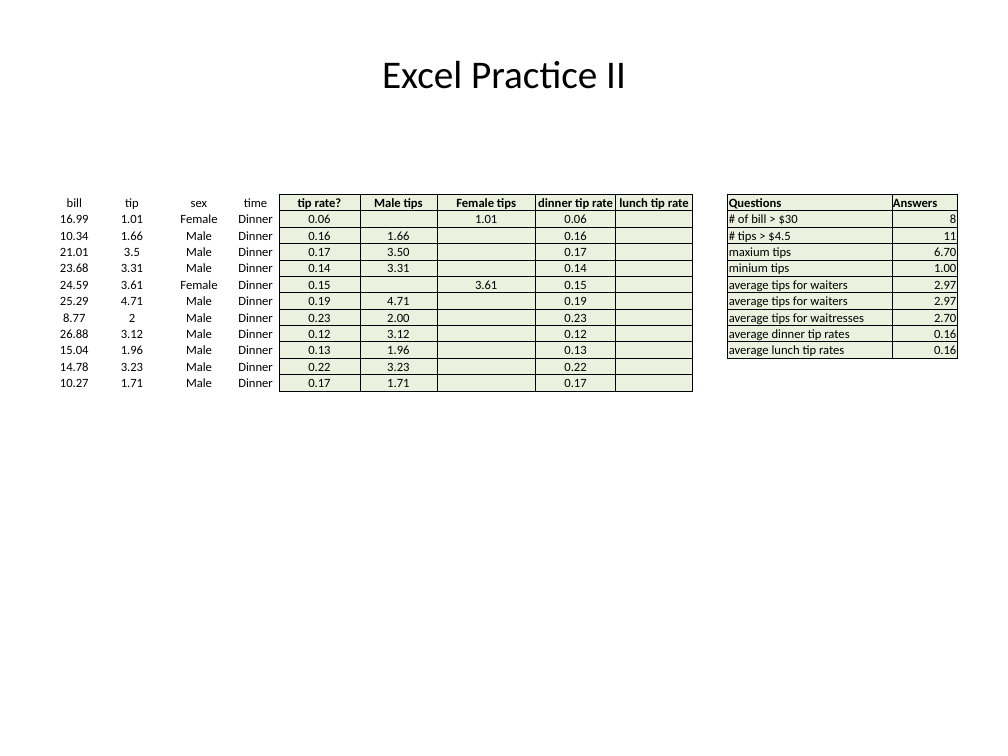
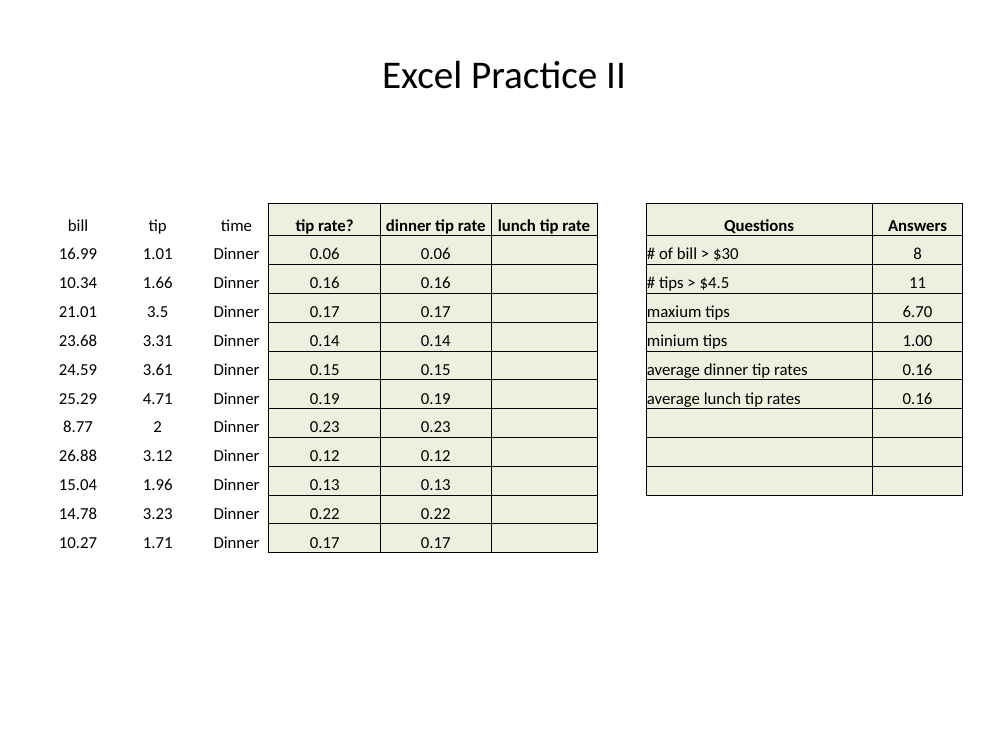
Before and after one commit to liu3zhenlab/teaching, a slide deck: slide 5 of PLPTH813Bioinformatis/2023/labs/lab01_Excel_regex_vi.pptx. Drawn at 1008x756 pixels with LibreOffice and Linux fonts; fonts in the diff are those of the drawing. Boxes give left, top, right and bottom in pixels: in the first picture for what was removed or moved away, otherwise in the second. Text is boxed around its words. In the diff, an @@ line names an element or a change of style, - is before the commit and + after.

```diff
--- a/PLPTH813Bioinformatis/2023/labs/lab01_Excel_regex_vi.pptx
+++ b/PLPTH813Bioinformatis/2023/labs/lab01_Excel_regex_vi.pptx
@@ table at (45,204,963,553) @@
-column 3: sex | Female | Male | Male | Male | Female | Male | Male | Male | Male | Male | Male
-column 6: Male tips |  | 1.66 | 3.50 | 3.31 |  | 4.71 | 2.00 | 3.12 | 1.96 | 3.23 | 1.71
-column 7: Female tips | 1.01 |  |  |  | 3.61 |  |  |  |  |  | 
-column 11: Questions | # of bill > $30 | # tips > $4.5 | maxium tips | minium tips | average tips for waiters | average tips for waiters | average tips for waitresses | average dinner tip rates | average lunch tip rates |  | 
+column 8: Questions | # of bill > $30 | # tips > $4.5 | maxium tips | minium tips | average dinner tip rates | average lunch tip rates |  |  |  |  | 
-column 12: Answers | 8 | 11 | 6.70 | 1.00 | 2.97 | 2.97 | 2.70 | 0.16 | 0.16 |  | 
+column 9: Answers | 8 | 11 | 6.70 | 1.00 | 0.16 | 0.16 |  |  |  |  | 
@@ table: place and size @@
-table at (50,195,956,391)
+table at (45,204,963,553)
```
Also in this commit, not shown: 9 other files.
